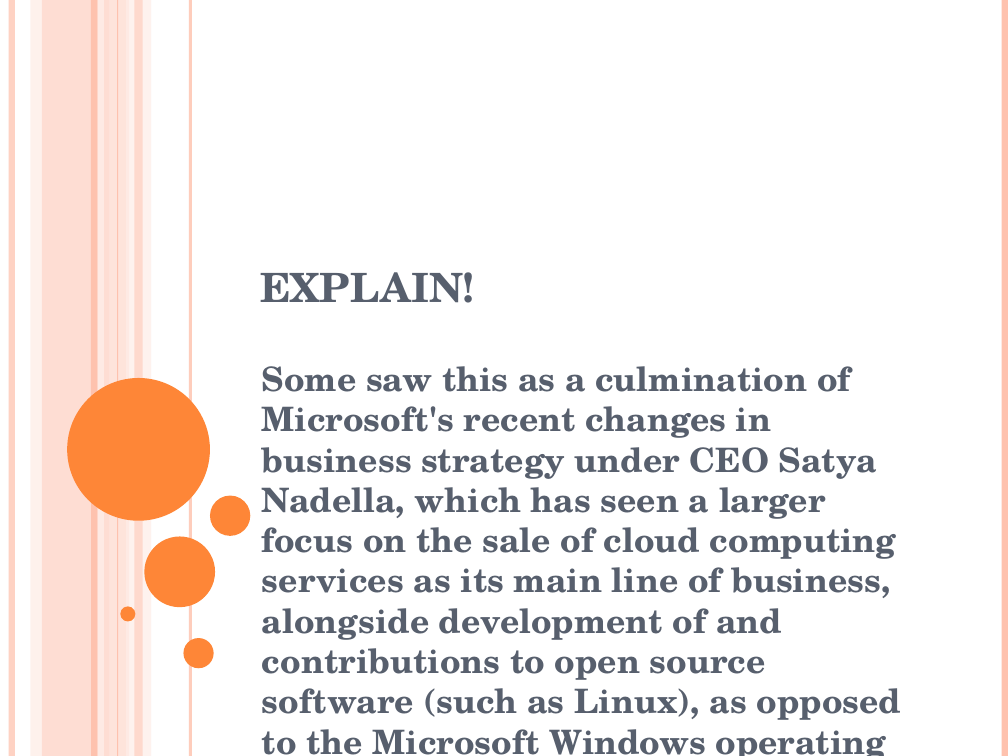
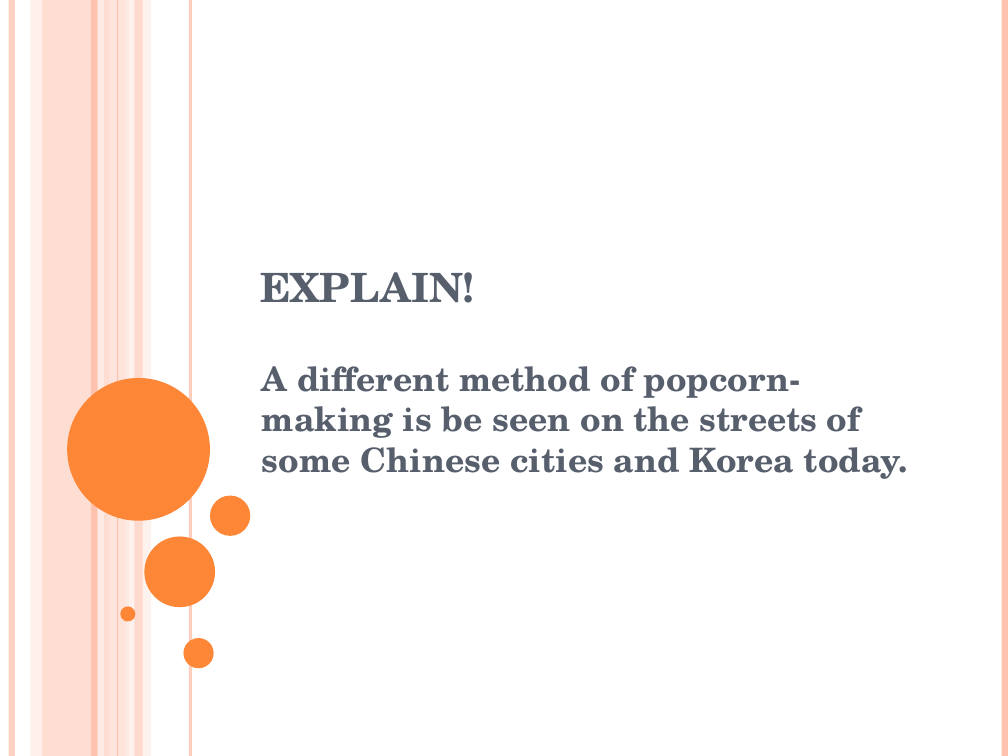
Before and after one commit to surabhi5/instant-ppt, a slide deck: slide 15 of name1.pptx (slide 9 before the commit). Drawn at 1008x756 pixels with LibreOffice and Linux fonts; fonts in the diff are those of the drawing. Boxes give left, top, right and bottom in pixels: in the first picture for what was removed or moved away, otherwise in the second. Text is boxed around its words. In the diff, an @@ line names an element or a change of style, - is before the commit and + after.

```diff
--- a/name1.pptx
+++ b/name1.pptx
@@ subtitle at (262,366,909,479): text changed @@
-Some saw this as a culmination of Microsoft's recent changes in business strategy under CEO Satya Nadella, which has seen a larger focus on the sale of cloud computing services as its main line of business, alongside development of and contributions to open source software (such as Linux), as opposed to the Microsoft Windows operating system.
+A different method of popcorn-making is be seen on the streets of some Chinese cities and Korea today.
```
Also in this commit, not shown: 1 other slide changed, 33 slides added, 16 slides removed, 8 other files.
